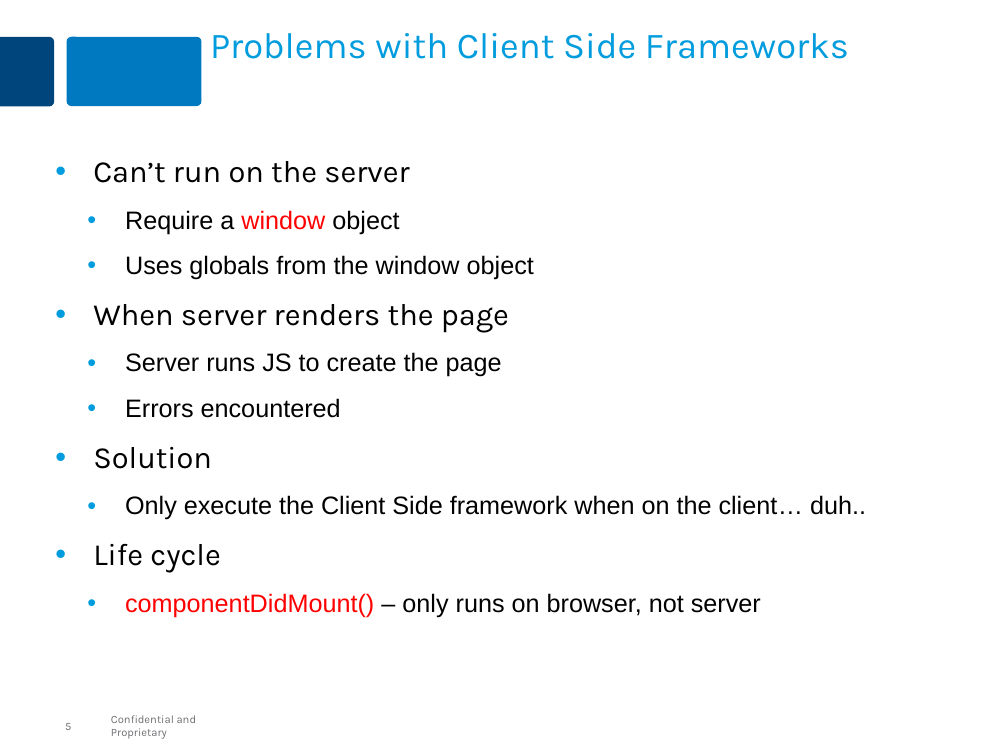
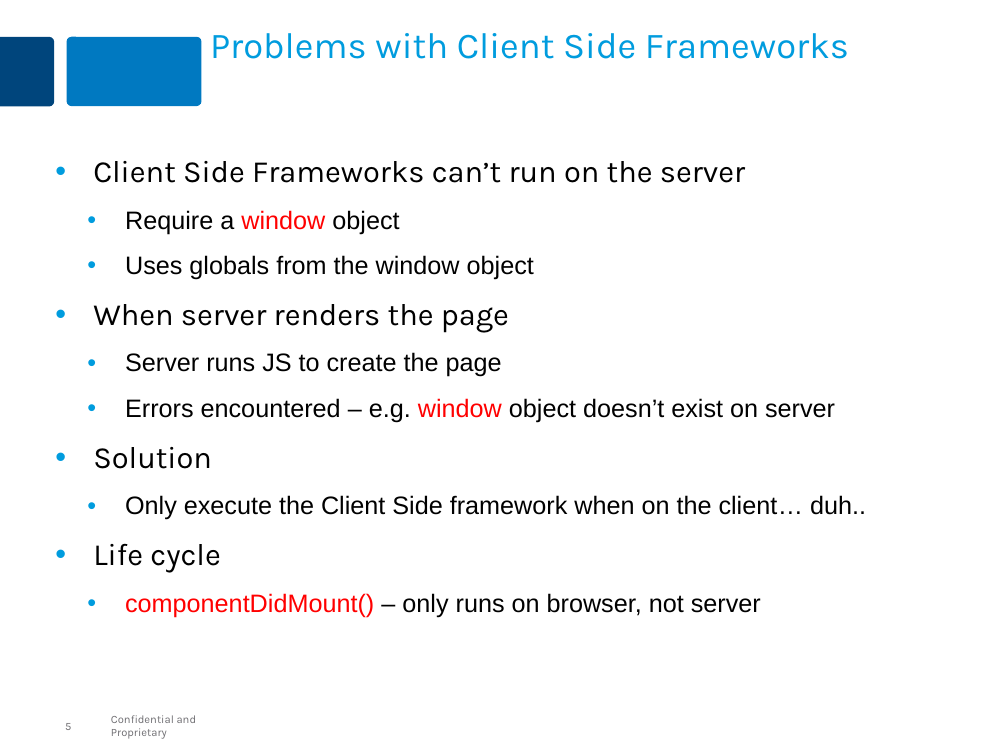
Before and after one commit to MaxMillington/react_practice, a slide deck: slide 5 of lesson-react-20-ajax/react-ajax.pptx. Drawn at 1008x756 pixels with LibreOffice and Linux fonts; fonts in the diff are those of the drawing. Boxes give left, top, right and bottom in pixels: in the first picture for what was removed or moved away, otherwise in the second. Text is boxed around its words. In the diff, an @@ line names an element or a change of style, - is before the commit and + after.

```diff
--- a/lesson-react-20-ajax/react-ajax.pptx
+++ b/lesson-react-20-ajax/react-ajax.pptx
@@ text at (93, 161, 745, 183): text changed @@
-• Can’t run on the server
+• Client Side Frameworks can’t run on the server
@@ text at (125, 398, 835, 423): text changed @@
-  • Errors encountered
+  • Errors encountered – e.g. window object doesn’t exist on server
```
Also in this commit, not shown: 4 other slides changed, 1 other file.
